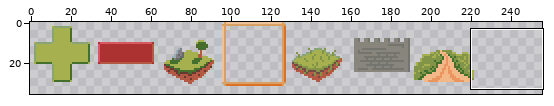
Two states of a pixel-art file, Assets/Art/Textures/Icons.aseprite. The picture above shows the old version from afar; the outline marks the close-up.
Close-up. Before:
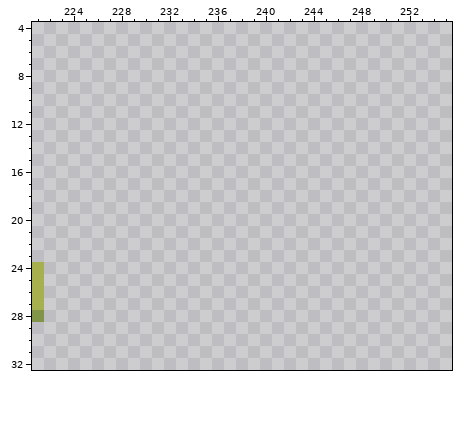
256x256 pixels, 1 frame. Shown: x 221..255, y 4..32. The wide view leaves out empty margins.
After:
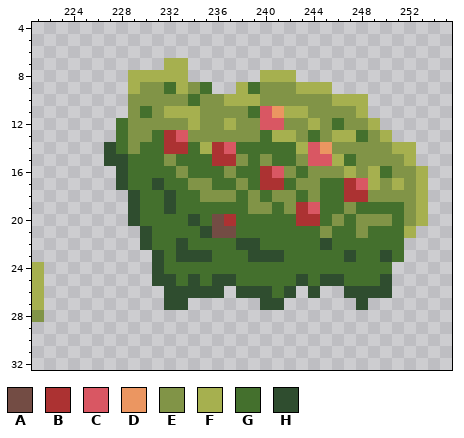
Palette (. is transparent): A #734c44  B #ac3232  C #d95763  D #eb9661  E #819447  F #a6b04f  G #44702d  H #2f4d2f
Edits made:
Changed rows in their new state; - is an unchanged pixel.
first column x 227:
 7 -----FF--------------------
 8 --FFFFF------FFF-----------
 9 --FEEGFEG--FGEEEFFF--------
10 --EEEEEGEEFFFEEEEEEFFF-----
11 --EGEFFFEEEEGCDFFEEEEF-----
12 -GEEEEEFEEFEECCEEFEGEEF----
13 -GEEGBCEEEEEEGFFEGEFFGEF---
14 HGEGGBBGFBCGGGGGFCDEEEEEFF-
15 HHGGGEGGGBBEGEGGECCFGEEEEF-
16 -HGGGGEGGGEGGBCEGEEEFEFGEEF
17 -HGGHGGEEGGEGBBGEEGGBCFEFEF
18 --HGGHGGEEEGEGEEGEGGBBEEEEF
19 --HGGHGGGGGGEEGEBCGGEGGGGEF
20 --HGGGGHGABGGGGGBBGEGEEEGEF
21 ---HGGGGHAAGGGGGGGEGGEGGGF-
22 ---HGGHGGGGHHGGGGGHGGGGGG--
23 ----HGHHHGGGHHHGGGGGHGGHG--
24 ----HGGGGGGGGGGGGGGGGGGG---
25 ----HHGHGHHGGGGGHGHHGGGH---
26 -----HHHHH-HHHGH-H--HHHH---
27 -----HH------HH------H-----
Where, in picture pixels (left, top, right, bottom), the same in both close-ups:
added: (104, 58, 428, 310)
